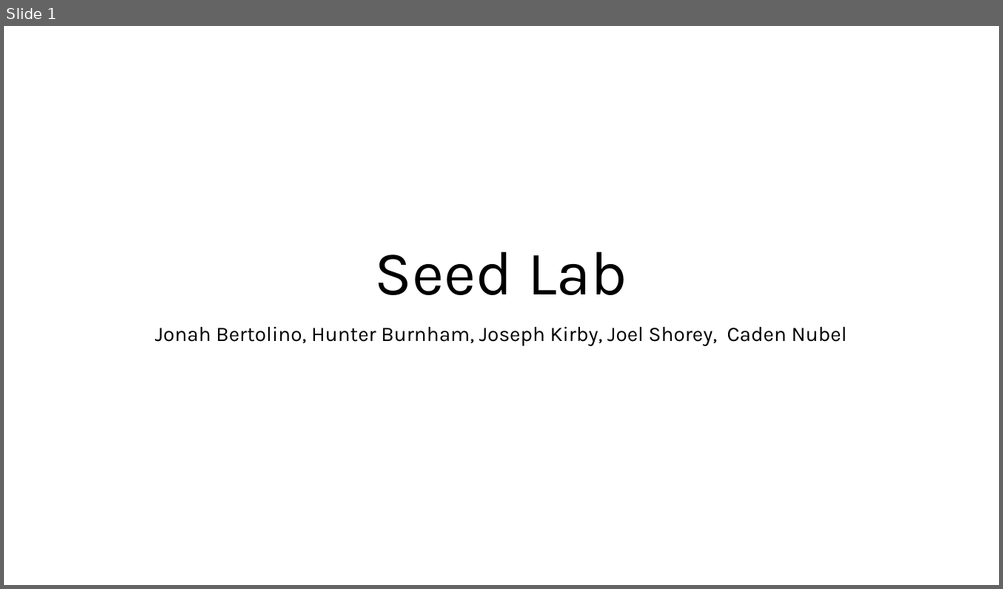
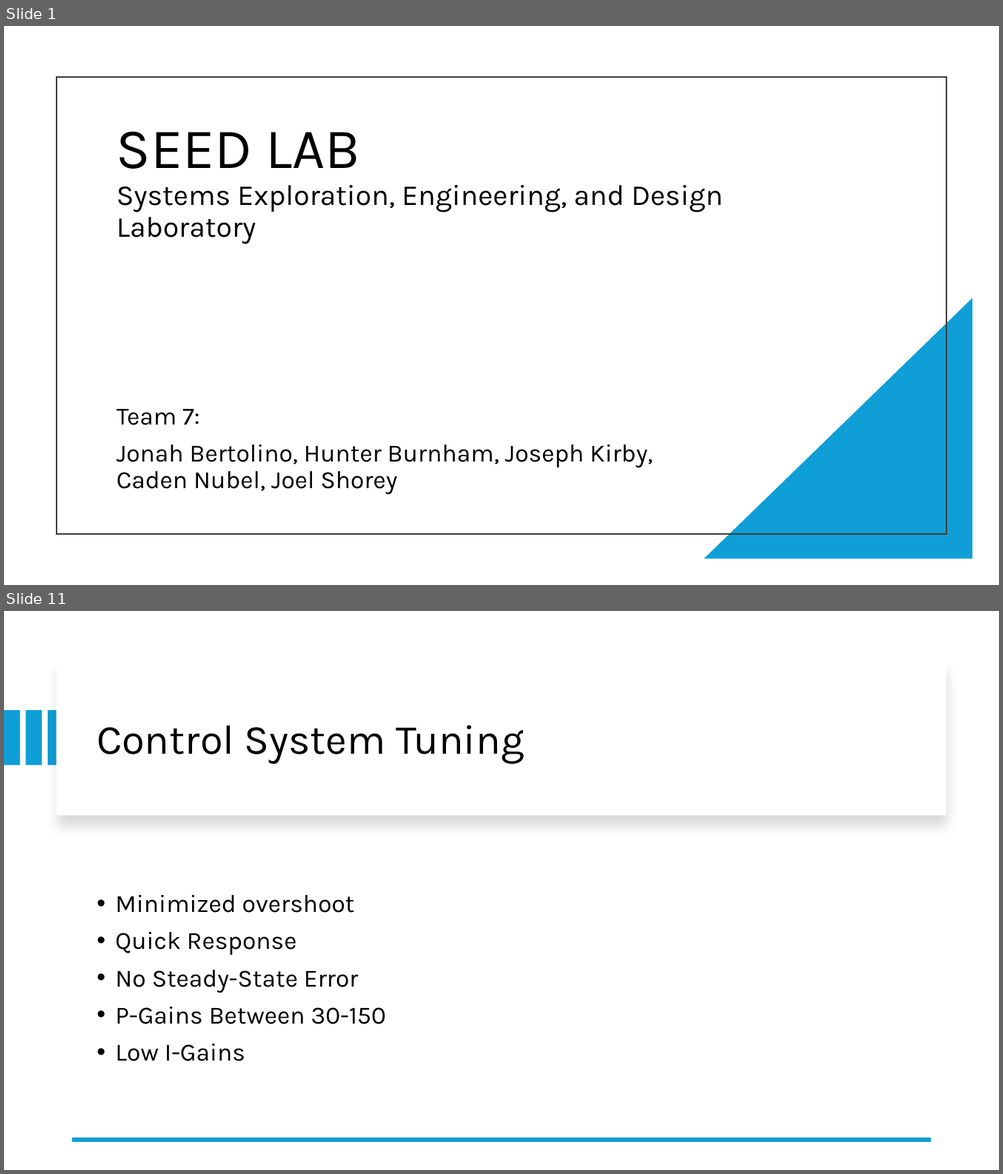
Before and after one commit to JonahBert/SeedLab, a slide deck: TeamPresentation/ProjectPresentation.pptx. Shown one above the other, each under a label of ours: slide 1 before the commit, slides 1 and 11 after it; the slides between them are not shown. The pictures are 1003x589 and 1003x1174 pixels, drawn with LibreOffice and Linux fonts; fonts in the diff are those of the drawing. Boxes give left, top, right and bottom in pixels: in the first picture for what was removed or moved away, otherwise in the second. Text is boxed around its words. In the diff, an @@ line names an element or a change of style, - is before the commit and + after.

```diff
--- a/TeamPresentation/ProjectPresentation.pptx
+++ b/TeamPresentation/ProjectPresentation.pptx
@@ slide 11 added at [4,611,999,1170], background #FFFFFF @@
@@ rectangle added at [57,661,946,815], fill #FFFFFF @@
@@ rectangle added at [4,710,20,766], fill #0F9ED5 @@
@@ rectangle added at [25,710,41,766], fill #0F9ED5 @@
@@ rectangle added at [48,710,64,766], fill #0F9ED5 @@
@@ title added at [96,725,524,763], 40 pt, text #000000 @@
+Control System Tuning
@@ text added at [115,895,386,1062], 24 pt, text #000000 @@
+• Minimized overshoot
+• Quick Response
+• No Steady-State Error
+• P-Gains Between 30-150
+• Low I-Gains
@@ line added from (930, 1140) to (73, 1140), #0F9ED5 4.5 pt @@
@@ slide 1 changed as well @@
@@ rectangle added at [57,77,946,534], outline #404040 1.5 pt @@
@@ title at [116,131,723,244]: text changed; size 60 to 28 pt @@
-Seed Lab
+SEED LAB
+Systems Exploration, Engineering, and Design Laboratory
@@ right triangle added at [704,298,973,560], fill #0F9ED5 @@
@@ subtitle at [116,409,652,495]: text changed; size 20 to 24 pt @@
-Jonah Bertolino, Hunter Burnham, Joseph Kirby, Joel Shorey, Caden Nubel
+Team 7:
+Jonah Bertolino, Hunter Burnham, Joseph Kirby, Caden Nubel, Joel Shorey
```
Also in this commit, not shown: 17 other slides added, 7 slides removed, 3 other files.
